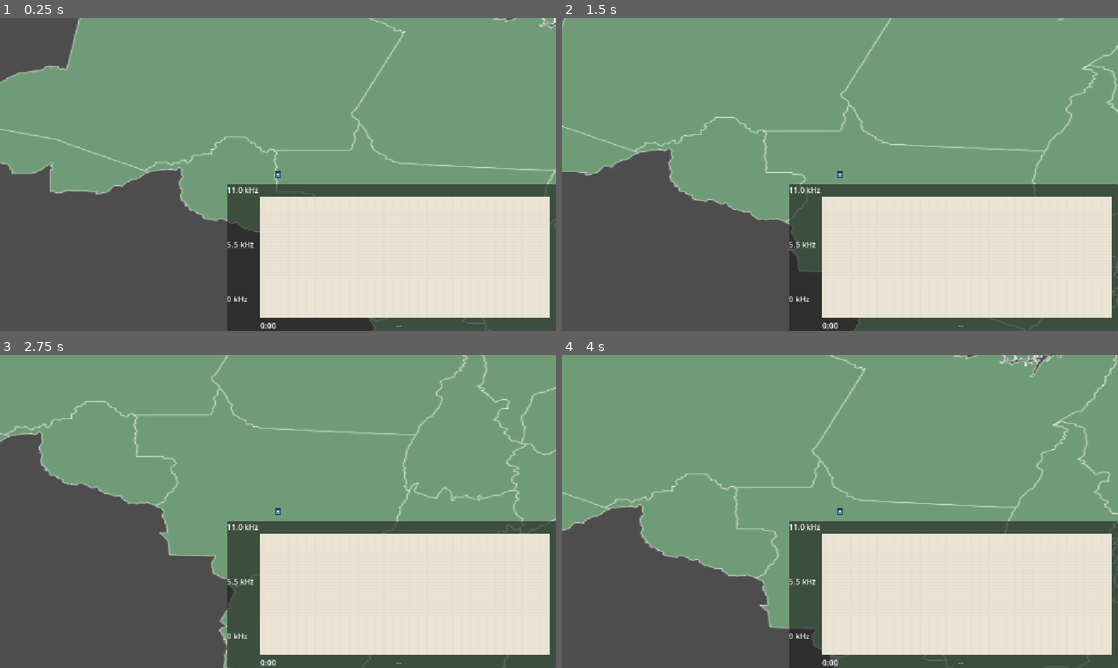
Above: before the commit, frames 1-4 (two rows, left to right).
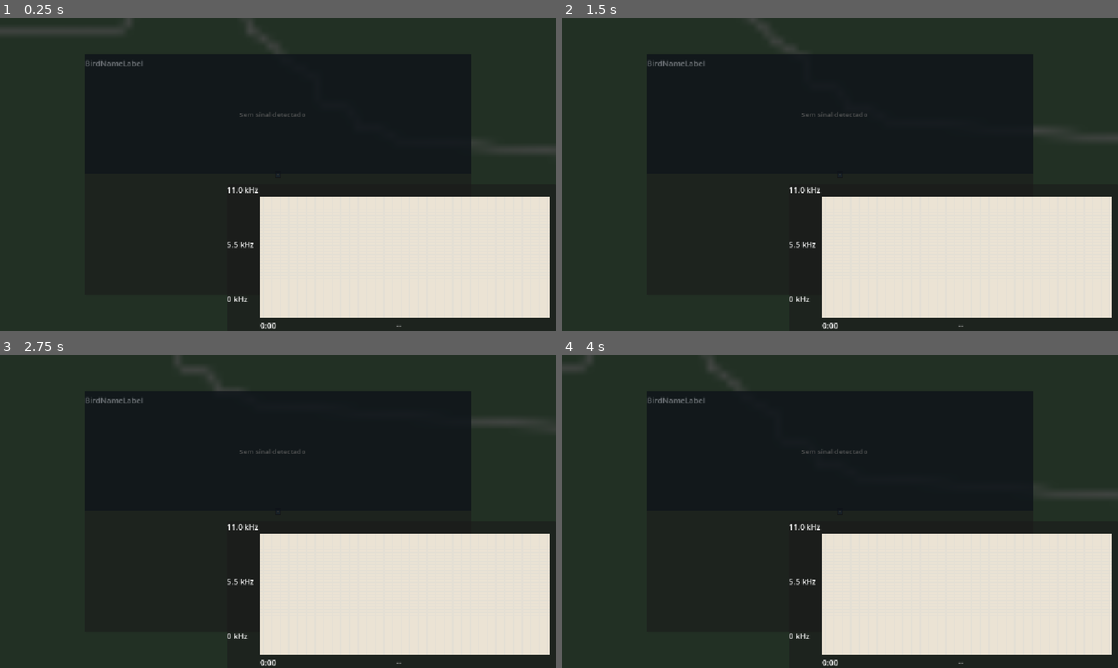
Above: after the commit, the same moments.

Repository: vikesvikesvikes/scienza-game-jam
Game: Godot game, scene res://godot_scripts/scenes/test/TestScene.tscn
Two runs of this game, one before a commit and one after it. Both use one fixed random seed, a clock stepped at 60 frames per second and the inputs below. Before the commit the project has no main scene; this scene is started directly in both runs. The engine's default icon, where the game draws it, is replaced by a stand-in: a white triangle on a blue panel in a dark square. Sound files missing from this copy of the repository are replaced by a short silence.
Inputs:
- Up to frame 1 (0.25 s): no input
- Up to frame 2 (1.5 s): tap Enter at 0.5 s; hold Right (ui_right) 0.53-1.28 s; tap Q at 0.6 s; hold Down (ui_down) from 1.28 s (still down); tap E at 1.35 s
- Up to frame 3 (2.75 s): release Down (ui_down) at 2.03 s; hold Right (ui_right) from 2.03 s (still down); tap R at 2.1 s
- Up to frame 4 (4 s): release Right (ui_right) at 2.78 s; hold Up (ui_up) 2.78-3.53 s; tap T at 2.85 s; hold Left (ui_left) from 3.53 s (still down); tap Q at 3.6 s

The runs differ from the first frame. In frame 1, 77% of the frame differs, in the area x 0-100%, y 0-100%; in frame 2, 78%; in frame 3, 80%; in frame 4, 79%.

Commit message:
Trying to use a signal generator

Diff:
--- a/godot_scripts/resources/bacura_praia.tres
+++ b/godot_scripts/resources/bacura_praia.tres
@@ -4,19 +4,9 @@
 [ext_resource type="AudioStream" uid="uid://ge85qbr5gaga" path="res://Audio/bacura-da-paia.mp3" id="1_jdds7"]
 [ext_resource type="Script" uid="uid://c3nnlsb7s4usg" path="res://godot_scripts/resources/syllable_data.gd" id="2_jdds7"]
 
-[sub_resource type="Resource" id="Resource_pa7c5"]
-script = ExtResource("2_jdds7")
-frequency_sequence = Array[int]([0, 0, 0])
-metadata/_custom_type_script = "uid://c3nnlsb7s4usg"
-
 [sub_resource type="Resource" id="Resource_s8mdj"]
 script = ExtResource("2_jdds7")
 frequency_sequence = Array[int]([0, 0, 0, 0, 0])
-metadata/_custom_type_script = "uid://c3nnlsb7s4usg"
-
-[sub_resource type="Resource" id="Resource_00kfw"]
-script = ExtResource("2_jdds7")
-frequency_sequence = Array[int]([0, 0, 0, 0, 0, 0])
 metadata/_custom_type_script = "uid://c3nnlsb7s4usg"
 
 [resource]
@@ -24,5 +14,5 @@
 signal_id = "bacura"
 display_name = "Bacura Praia"
 bird_audio = ExtResource("1_jdds7")
-syllables = Array[ExtResource("2_jdds7")]([SubResource("Resource_pa7c5"), SubResource("Resource_s8mdj"), SubResource("Resource_00kfw")])
+syllables = Array[ExtResource("2_jdds7")]([SubResource("Resource_s8mdj")])
 metadata/_custom_type_script = "uid://da3h744gsv7h4"
--- a/godot_scripts/resources/bem-te-vi1.tres
+++ b/godot_scripts/resources/bem-te-vi1.tres
@@ -11,16 +11,11 @@
 frequency_sequence = Array[int]([0, 2, 3])
 metadata/_custom_type_script = "uid://c3nnlsb7s4usg"
 
-[sub_resource type="Resource" id="Resource_ktpa2"]
-script = ExtResource("2_25paf")
-frequency_sequence = Array[int]([0, 0, 0])
-metadata/_custom_type_script = "uid://c3nnlsb7s4usg"
-
 [resource]
 script = ExtResource("1_01m0u")
 signal_id = "bem_te_vi_1"
 display_name = "bem-te-vi"
 bird_icon = ExtResource("2_ktpa2")
 bird_audio = ExtResource("1_4doss")
-syllables = Array[ExtResource("2_25paf")]([SubResource("Resource_4doss"), SubResource("Resource_ktpa2")])
+syllables = Array[ExtResource("2_25paf")]([SubResource("Resource_4doss")])
 metadata/_custom_type_script = "uid://da3h744gsv7h4"
--- a/godot_scripts/resources/quero-quero.tres
+++ b/godot_scripts/resources/quero-quero.tres
@@ -9,15 +9,10 @@
 frequency_sequence = Array[int]([1, 3, 3])
 metadata/_custom_type_script = "uid://c3nnlsb7s4usg"
 
-[sub_resource type="Resource" id="Resource_bwvuo"]
-script = ExtResource("2_sca6n")
-frequency_sequence = Array[int]([4, 0, 0, 4])
-metadata/_custom_type_script = "uid://c3nnlsb7s4usg"
-
 [resource]
 script = ExtResource("1_1trt0")
 signal_id = "quero-quero"
 display_name = "Quero Quero"
 bird_audio = ExtResource("1_sca6n")
-syllables = Array[ExtResource("2_sca6n")]([SubResource("Resource_4i7g3"), SubResource("Resource_bwvuo")])
+syllables = Array[ExtResource("2_sca6n")]([SubResource("Resource_4i7g3")])
 metadata/_custom_type_script = "uid://da3h744gsv7h4"
--- /dev/null
+++ b/godot_scripts/resources/tico-tico.tres
@@ -0,0 +1,16 @@
+[gd_resource type="Resource" script_class="SignalData" format=3 uid="uid://dqy0ovf6ylgf0"]
+
+[ext_resource type="AudioStream" uid="uid://mxfuklal07km" path="res://Audio/tico-tico.mp3" id="1_8wcmy"]
+[ext_resource type="Script" uid="uid://da3h744gsv7h4" path="res://godot_scripts/resources/signal_data.gd" id="2_1t0g2"]
+[ext_resource type="Script" uid="uid://c3nnlsb7s4usg" path="res://godot_scripts/resources/syllable_data.gd" id="3_kb0tl"]
+
+[sub_resource type="Resource" id="Resource_8wcmy"]
+script = ExtResource("3_kb0tl")
+frequency_sequence = Array[int]([0, 0, 0, 3, 3, 0, 0, 0, 0, 0, 0, 3, 3, 0, 0, 0, 0, 0, 0, 0, 0, 3, 2, 0, 0, 0, 0, 3, 0, 2, 2, 0, 0])
+
+[resource]
+script = ExtResource("2_1t0g2")
+signal_id = "tico-tico"
+display_name = "Tico Tico"
+bird_audio = ExtResource("1_8wcmy")
+syllables = Array[ExtResource("3_kb0tl")]([SubResource("Resource_8wcmy")])
--- /dev/null
+++ b/godot_scripts/scenes/SignalTool/SignalTool.tscn
@@ -0,0 +1,8 @@
+[gd_scene format=3 uid="uid://lhyaweo6wuv4"]
+
+[ext_resource type="Script" uid="uid://cg1vspgwtv10t" path="res://godot_scripts/scenes/SignalTool/signal_generator_tool.gd" id="1_qjp1a"]
+[ext_resource type="AudioStream" uid="uid://mxfuklal07km" path="res://Audio/tico-tico.mp3" id="2_y332n"]
+
+[node name="SignalTool" type="Node2D" unique_id=1977547415]
+script = ExtResource("1_qjp1a")
+audio_file = ExtResource("2_y332n")
--- /dev/null
+++ b/godot_scripts/scenes/SignalTool/signal_generator_tool.gd
@@ -0,0 +1,134 @@
+@tool
+extends Node
+
+## Arraste o arquivo de áudio (.ogg ou .wav) para cá no Inspector
+@export var audio_file: AudioStream
+
+## Clique aqui para ativar o processo de análise e geração do .tres
+@export var generate_signal_resource: bool = false:
+	set(value):
+		if value and not Engine.is_editor_hint():
+			return
+		if value and audio_file:
+			_start_analysis()
+
+# Limites de frequência sugeridos para os 5 canais (em Hz)
+# Muito Grave (1200-2400), Grave (2400-3600), Neutro (3600-4800), Agudo (4800-7000), Muito Agudo (7000-11000)
+const F_LIMITS = [1200.0, 2400.0, 3600.0, 4800.0, 7000.0, 11000.0]
+const WINDOW_DURATION = 0.25 # Analisa o áudio a cada 250ms (duração de cada nota)
+
+var _player: AudioStreamPlayer
+var _analyzer: AudioEffectSpectrumAnalyzerInstance
+var _generated_sequence: Array[int] = []
+var _timer: float = 0.0
+var _bus_index: int
+
+func _start_analysis() -> void:
+	print("• Iniciando análise de: ", audio_file.resource_path)
+	_generated_sequence.clear()
+	_timer = 0.0
+
+	# Configura um Bus de áudio temporário e em silêncio para não estourar no seu ouvido
+	_bus_index = AudioServer.bus_count
+	AudioServer.add_bus(_bus_index)
+	AudioServer.set_bus_name(_bus_index, "SignalAnalysisBus")
+	AudioServer.set_bus_volume_db(_bus_index, -80.0) # Silêncio
+
+	# Adiciona o efeito de análise no Bus
+	var effect = AudioEffectSpectrumAnalyzer.new()
+	AudioServer.add_bus_effect(_bus_index, effect)
+
+	# Cria o player de áudio dinamicamente
+	_player = AudioStreamPlayer.new()
+	add_child(_player)
+	_player.bus = "SignalAnalysisBus"
+	_player.stream = audio_file
+
+	# Pega a instância do analisador
+	_analyzer = AudioServer.get_bus_effect_instance(_bus_index, 0)
+
+	_player.play()
+	set_process(true)
+
+func _process(delta: float) -> void:
+	# Evita rodar a validação se o player sequer foi instanciado
+	if _player == null:
+		set_process(false)
+		return
+
+	if not _player.playing:
+		_finish_analysis()
+		return
+
+	_timer += delta
+	if _timer >= WINDOW_DURATION:
+		_timer = 0.0
+		_capture_current_note()
+
+func _capture_current_note() -> void:
+	var magnitudes: Array[float] = []
+
+	# Passa pelas 5 faixas de frequência baseadas nos botões do minigame
+	for i in range(5):
+		var mag = _analyzer.get_magnitude_for_frequency_range(F_LIMITS[i], F_LIMITS[i+1]).length()
+		magnitudes.append(mag)
+
+	# Encontra qual das 5 faixas estava mais forte neste milissegundo
+	var strongest_idx = magnitudes.find(magnitudes.max())
+
+	# Opcional: Ignora trechos de silêncio absoluto para não gerar notas falsas
+	if magnitudes[strongest_idx] > 0.025:
+		if _generated_sequence.is_empty() or _generated_sequence[-1] != strongest_idx:
+			_generated_sequence.append(strongest_idx)
+
+func _finish_analysis() -> void:
+	set_process(false)
+
+	# Garante que só vai interagir com o player se ele existir de fato
+	if _player:
+		_player.stop()
+		_player.queue_free()
+		_player = null
+
+	if _bus_index < AudioServer.bus_count:
+		AudioServer.remove_bus(_bus_index)
+
+	if _generated_sequence.is_empty():
+		print("✗ Falha: Nenhuma frequência relevante foi detectada no áudio.")
+		return
+
+	_save_signal_resource()
+
+func _save_signal_resource() -> void:
+	var file_path = audio_file.resource_path
+	var file_name = file_path.get_file().get_basename()
+
+	var signal_data = load("res://godot_scripts/resources/signal_data.gd").new()
+	signal_data.signal_id = file_name
+	signal_data.display_name = file_name.capitalize()
+	signal_data.bird_audio = audio_file
+
+	var syllable_script = load("res://godot_scripts/resources/syllable_data.gd")
+	var syllable = syllable_script.new()
+	syllable.label = "A"
+
+	# Converte explicitamente a sequência gerada para o tipo de array esperado pelo enum Pitch
+	var typed_sequence: Array[int] = []
+	for note in _generated_sequence:
+		typed_sequence.append(note)
+	syllable.frequency_sequence = typed_sequence
+
+	# CRUCIAL: Forçamos a criação de uma Array sem tipo estrito inicial
+	# e depois fazemos o assign usando o próprio tipo do script para compatibilidade.
+	var typed_syllables: Array[SyllableData] = []
+	typed_syllables.append(syllable)
+
+	signal_data.syllables = typed_syllables
+
+	var save_path = "res://godot_scripts/resources/" + file_name + ".tres"
+	var error = ResourceSaver.save(signal_data, save_path)
+
+	if error == OK:
+		print("✓ Sucesso! Recurso gerado em: ", save_path)
+	else:
+		print("✗ Erro ao salvar o Resource. Código: ", error)
--- a/godot_scripts/scenes/test/TestScene.tscn
+++ b/godot_scripts/scenes/test/TestScene.tscn
@@ -14,26 +14,26 @@
 script = ExtResource("1_hkoiq")
 
 [node name="RadioEmitter_1" parent="." unique_id=1761621902 instance=ExtResource("1_wwhux")]
-position = Vector2(211, -71)
+position = Vector2(-1951, -2146)
 
 [node name="RadioEmitter_2" parent="." unique_id=1278498252 instance=ExtResource("1_wwhux")]
-position = Vector2(-283, -264)
+position = Vector2(-1349, -676)
 signal_data = ExtResource("3_6x1rk")
 
 [node name="RadioEmitter_3" parent="." unique_id=1027619924 instance=ExtResource("1_wwhux")]
-position = Vector2(-847, -214)
+position = Vector2(-3560, -1011)
 signal_data = ExtResource("4_q7kgm")
 
 [node name="SweetSpot_1" parent="." unique_id=320517776 instance=ExtResource("2_hb0hl")]
-position = Vector2(278, -194)
+position = Vector2(-1993, -2136)
 linked_emitter = NodePath("../RadioEmitter_1")
 
 [node name="SweetSpot_3" parent="." unique_id=465174817 instance=ExtResource("2_hb0hl")]
-position = Vector2(-938, -133)
+position = Vector2(-3571, -894)
 linked_emitter = NodePath("../RadioEmitter_3")
 
 [node name="SweetSpot_2" parent="." unique_id=510134844 instance=ExtResource("2_hb0hl")]
-position = Vector2(-299, -183)
+position = Vector2(-1365, -667)
 linked_emitter = NodePath("../RadioEmitter_2")
 
 [node name="CharacterBody2D" parent="." unique_id=703065713 instance=ExtResource("4_f6rnu")]
@@ -42,15 +42,14 @@
 [node name="HUD" type="CanvasLayer" parent="." unique_id=449121970]
 
 [node name="RepertoireMinigame" parent="HUD" unique_id=656648358 instance=ExtResource("5_2diwr")]
-visible = false
 
 [node name="BirdSonogram" parent="HUD" unique_id=1131237019 instance=ExtResource("7_f6rnu")]
 position = Vector2(470, 344)
 
 [node name="TextureRect" type="TextureRect" parent="." unique_id=261245102]
 z_index = -100
-offset_left = -1402.0
-offset_top = -633.0
-offset_right = 1146.0
-offset_bottom = 1070.0
+offset_left = -5955.0
+offset_top = -5265.0
+offset_right = 8005.0
+offset_bottom = 8763.0
 texture = ExtResource("8_2dhtr")
--- a/project.godot
+++ b/project.godot
@@ -11,6 +11,7 @@
 [application]
 
 config/name="bird-game"
+run/main_scene="uid://bawfibasguwbk"
 config/features=PackedStringArray("4.7", "Forward Plus")
 config/icon="res://icon.svg"
 
Not shown, added: Audio/tico-tico.mp3.import
Not shown, added: Images/Elementos_Flora.png.import
Binary file added: Images/Test_MapBrasil_v1.png
Not shown, added: Images/Test_MapBrasil_v1.png.import
Not shown, added: godot_scripts/scenes/SignalTool/signal_generator_tool.gd.uid
Not shown, added: Audio/tico-tico.mp3
